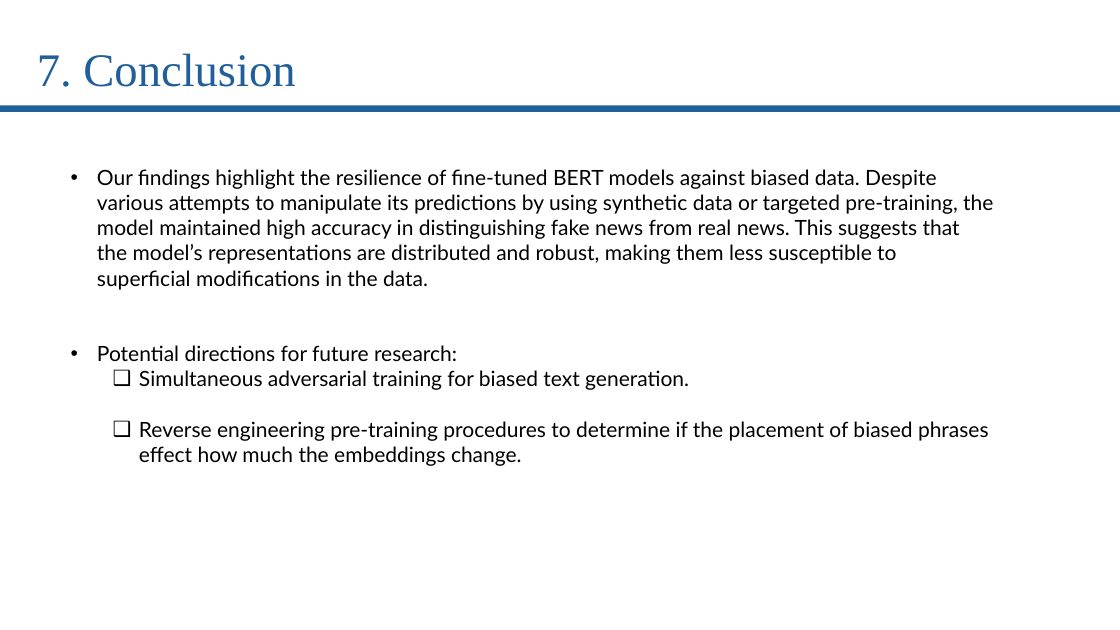
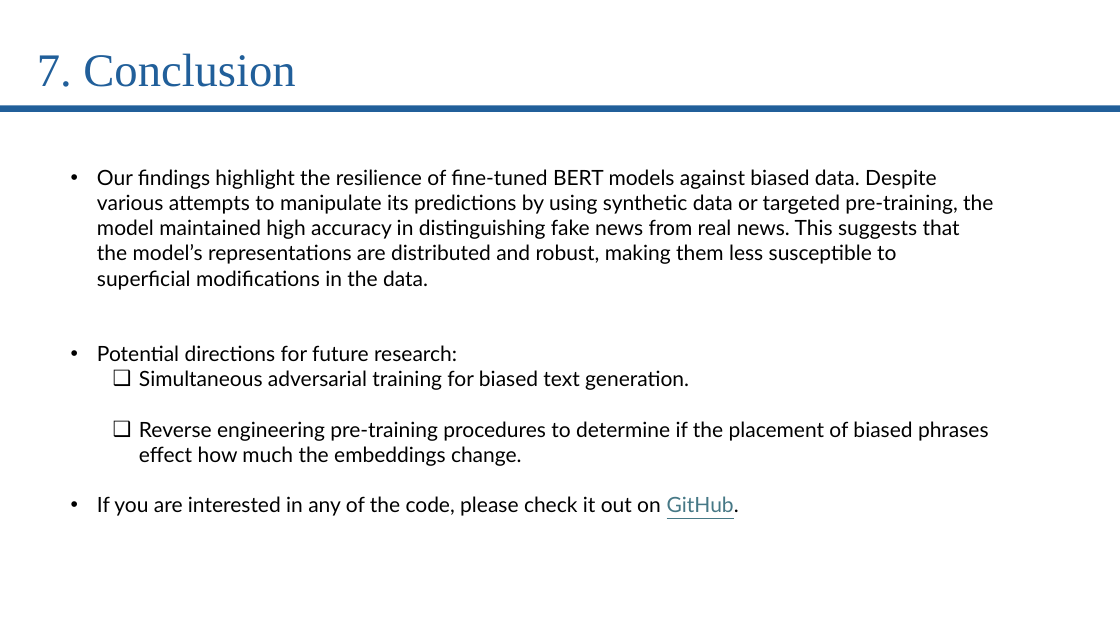
Before and after one commit to Tiny-Quant/CS-7322-NLP-Final-Project, a slide deck: slide 13 of project presentation.pptx. Drawn at 1120x630 pixels with LibreOffice and Linux fonts; fonts in the diff are those of the drawing. Boxes give left, top, right and bottom in pixels: in the first picture for what was removed or moved away, otherwise in the second. Text is boxed around its words. In the diff, an @@ line names an element or a change of style, - is before the commit and + after.

Commit message:
Added GitHub link to slides.

```diff
--- a/project presentation.pptx
+++ b/project presentation.pptx
@@ text at (97, 496, 739, 516): paragraph added @@
+• If you are interested in any of the code, please check it out on GitHub.
```
